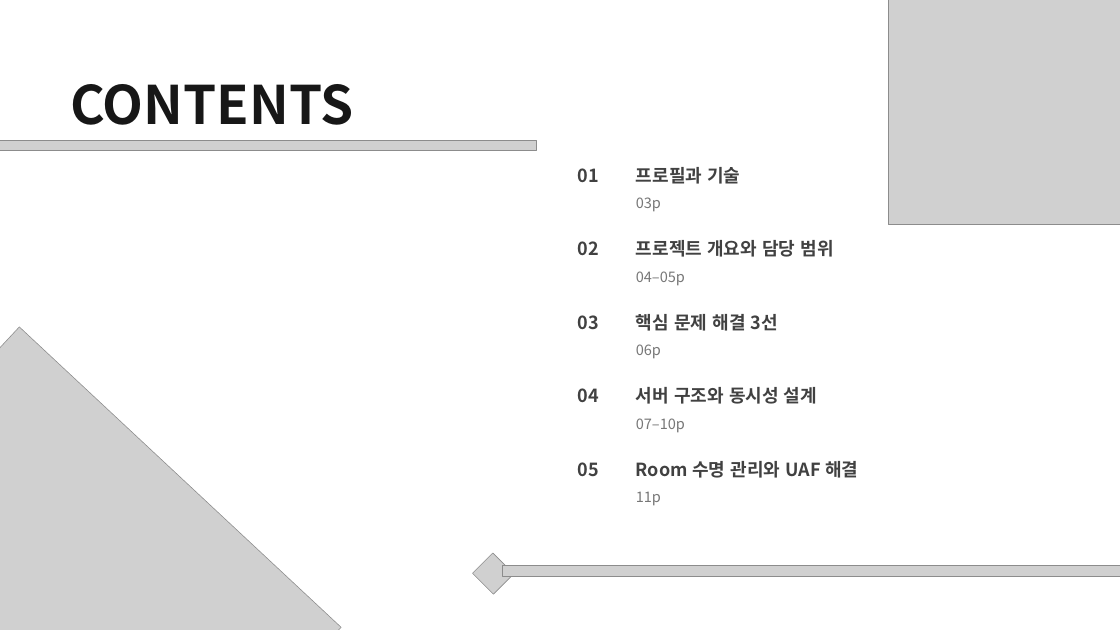
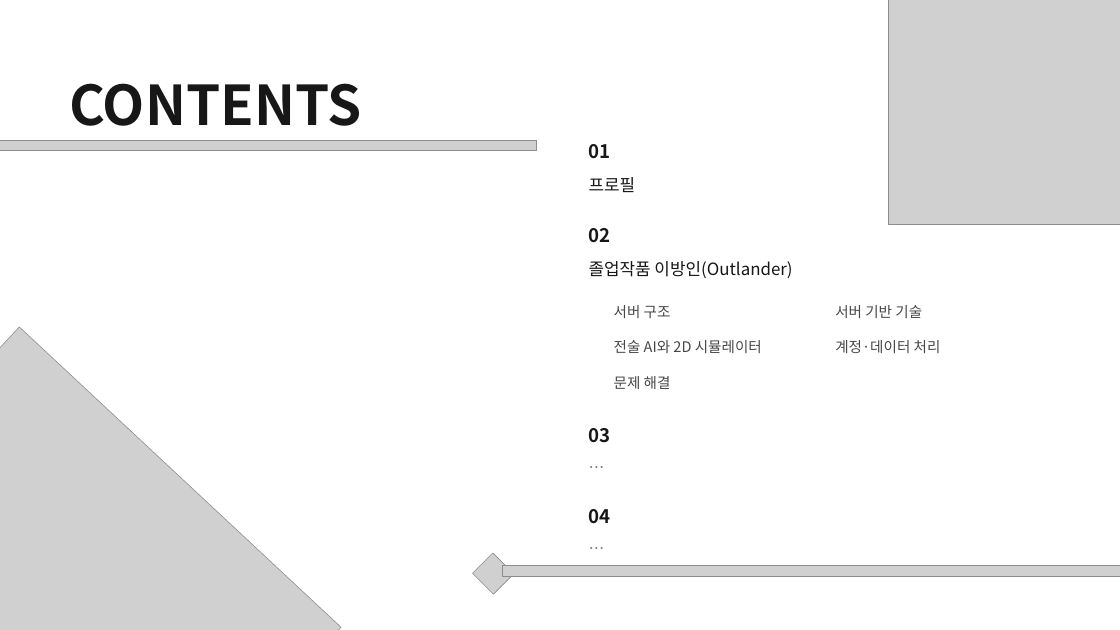
Before and after one commit to Woon-2/Project-W, a slide deck: slide 2 of 포트폴리오/우상훈_게임서버_포트폴리오.pptx. Drawn at 1120x630 pixels with LibreOffice and Linux fonts; fonts in the diff are those of the drawing; grey boxes stand for pictures; background and template pictures are left out. Boxes give left, top, right and bottom in pixels: in the first picture for what was removed or moved away, otherwise in the second. Text is boxed around its words. In the diff, an @@ line names an element or a change of style, - is before the commit and + after.

Commit message:
포트폴리오 업데이트

```diff
--- a/포트폴리오/우상훈_게임서버_포트폴리오.pptx
+++ b/포트폴리오/우상훈_게임서버_포트폴리오.pptx
@@ text "CONTENTS" at [69, 83, 362, 126]: size 68.2 to 70.5 pt; line spacing 1.2 to 1.18 @@
@@ text "01": place and size @@
-text "01" at [578, 168, 599, 182]
+text "01" at [589, 144, 611, 159]
@@ text at [589, 177, 636, 192]: text changed; size 23.2 to 21.8 pt; text colour #414141 to #171717; bold off @@
-프로필과 기술
+프로필
@@ text removed at [636, 197, 661, 212] @@
-03p
@@ text "02": place and size @@
-text "02" at [578, 241, 599, 255]
+text "02" at [589, 228, 611, 243]
@@ text added at [589, 261, 792, 278], 21.8 pt, text #171717 @@
+졸업작품 이방인(Outlander)
@@ text removed at [636, 240, 834, 257] @@
-프로젝트 개요와 담당 범위
@@ text removed at [636, 271, 685, 286] @@
-04–05p
@@ text at [614, 305, 671, 318]: text changed; size 23.2 to 18.8 pt; text colour #414141 to #474747; bold off @@
-서버 구조와 동시성 설계
+서버 구조
@@ text added at [835, 305, 922, 318], 18.8 pt, text #474747 @@
+서버 기반 기술
@@ text added at [614, 340, 762, 353], 18.8 pt, text #474747 @@
+전술 AI와 2D 시뮬레이터
@@ text removed at [636, 344, 661, 359] @@
-06p
@@ text added at [835, 340, 941, 353], 18.8 pt, text #474747 @@
+계정·데이터 처리
@@ text at [614, 376, 671, 389]: text changed; size 23.2 to 18.8 pt; text colour #414141 to #474747; bold off @@
-핵심 문제 해결 3선
+문제 해결
@@ text removed at [636, 418, 685, 433] @@
-07–10p
@@ text "03": place and size @@
-text "03" at [578, 315, 599, 329]
+text "03" at [589, 428, 611, 443]
@@ text removed at [578, 462, 599, 476] @@
-05
@@ text added at [589, 455, 1038, 479], 20.2 pt, text #777777 @@
+…
@@ text removed at [636, 461, 858, 478] @@
-Room 수명 관리와 UAF 해결
@@ size 23.2 to 24 pt, text colour #414141 to #171717; line spacing 1.2 to 1.16 in 4 elements at [589, 228, 611, 243], [589, 144, 611, 159], [589, 428, 611, 443], [589, 509, 611, 524] @@
@@ text "04": place and size @@
-text "04" at [578, 388, 599, 402]
+text "04" at [589, 509, 611, 524]
@@ text removed at [636, 492, 661, 506] @@
-11p
@@ text added at [589, 535, 1038, 560], 20.2 pt, text #777777 @@
+…
```
Also in this commit, not shown: 3 other slides changed, 14 slides added, 7 slides removed, 1 other file.
